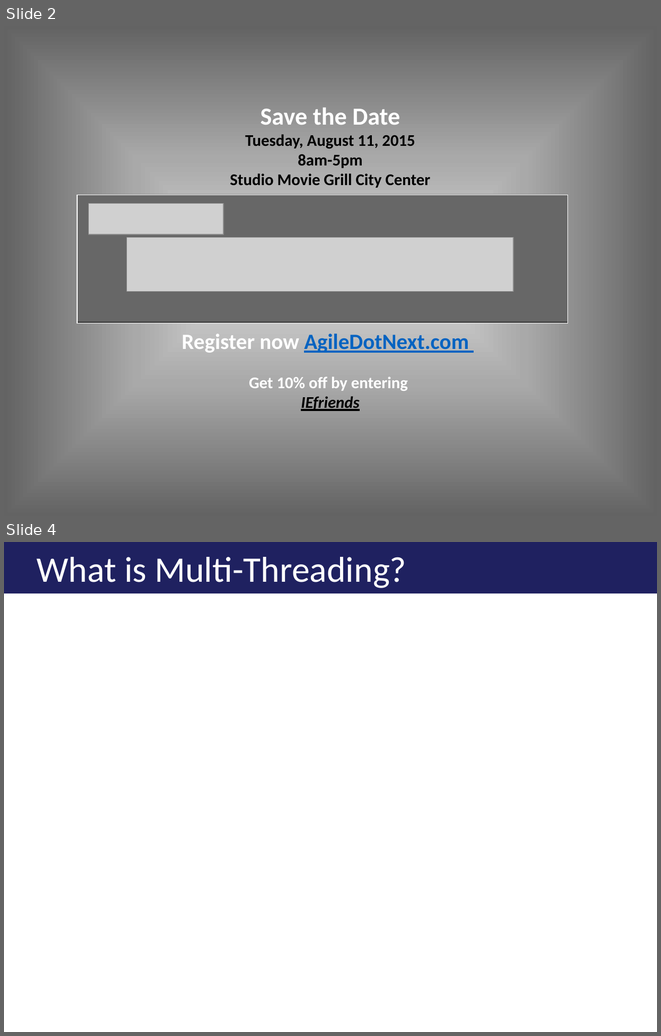
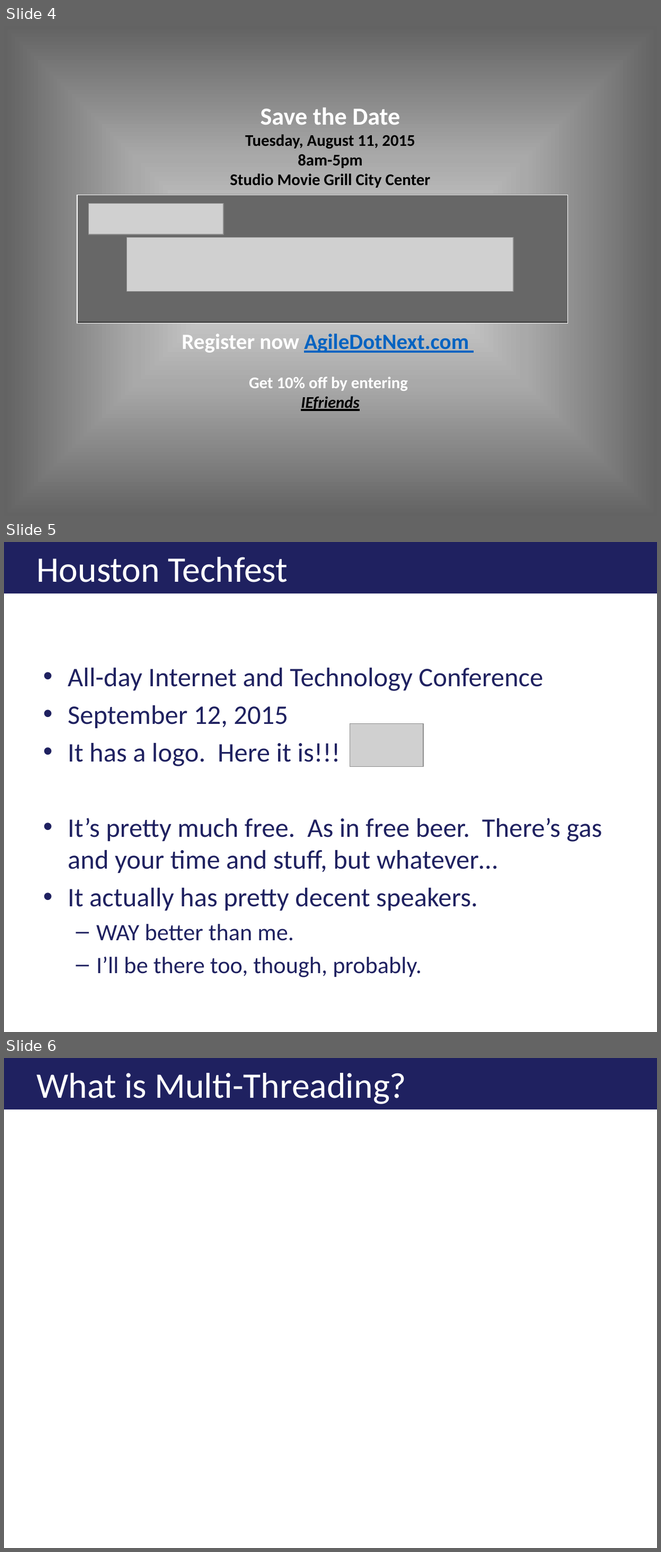
Before and after one commit to ericburcham/THasyINKnc, a slide deck: Presentation/THasINKync.pptx. Shown one above the other, each under a label of ours: slides 2 and 4 before the commit, slides 4, 5 and 6 after it; the slides between them are not shown. The pictures are 661x1036 and 661x1552 pixels, drawn with LibreOffice and Linux fonts; fonts in the diff are those of the drawing; grey boxes stand for pictures; background and template pictures are left out. Boxes give left, top, right and bottom in pixels: in the first picture for what was removed or moved away, otherwise in the second. Text is boxed around its words. In the diff, an @@ line names an element or a change of style, - is before the commit and + after.

```diff
--- a/Presentation/THasINKync.pptx
+++ b/Presentation/THasINKync.pptx
@@ slide 5 added at (4,542,657,1032), background #FFFFFF @@
@@ title added at (4,542,657,593), fill #1F2160, 39.6 pt, text #FFFFFF @@
+Houston Techfest
@@ text added at (68,668,602,977), 29.6 pt, text #1F2160 @@
+• All-day Internet and Technology Conference
+• September 12, 2015
+• It has a logo. Here it is!!!
+• It’s pretty much free. As in free beer. There’s gas and your time and stuff, but whatever…
+• It actually has pretty decent speakers.
+  – WAY better than me.
+  – I’ll be there too, though, probably.
@@ picture added at (350,723,423,767) @@
@@ what was slide 2 is now slide 4 @@
@@ what was slide 4 is now slide 6 @@
```
Also in this commit, not shown: 1 slide changed, 2 other slides added, 1 slide removed.
